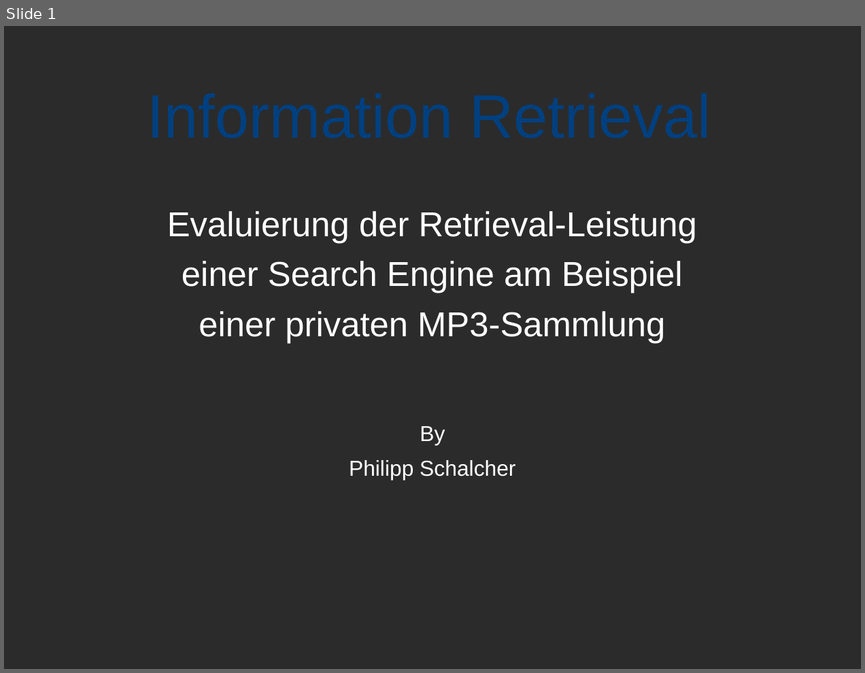
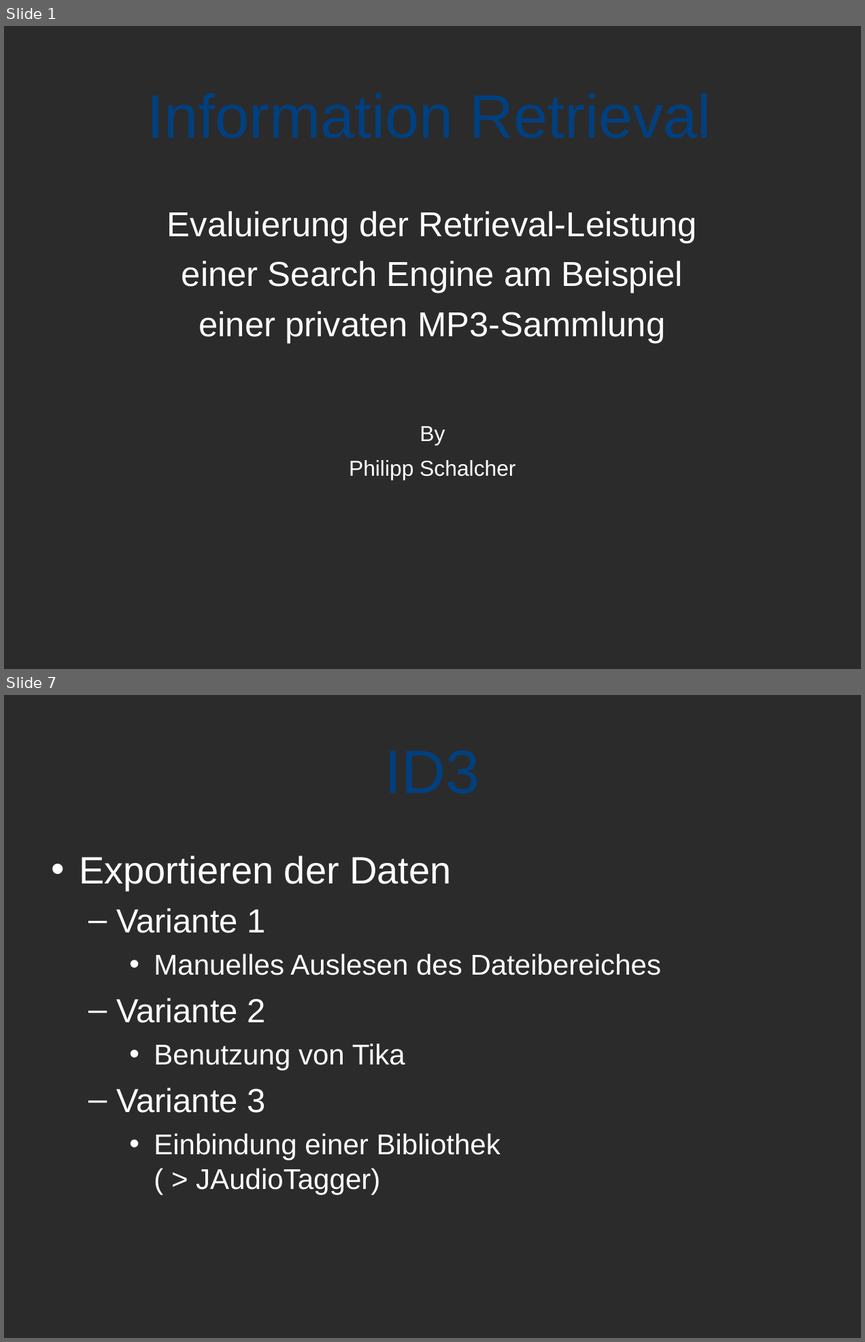
Before and after one commit to spitzbueb/Information_Retrieval, a slide deck: Präsentation/Präsentation.odp. Shown one above the other, each under a label of ours: slide 1 before the commit, slides 1 and 7 after it; the slides between them are not shown. The pictures are 865x673 and 865x1342 pixels, drawn with LibreOffice and Linux fonts; fonts in the diff are those of the drawing; background and template pictures are left out; a plain dark background stands for a picture behind light text. Boxes give left, top, right and bottom in pixels: in the first picture for what was removed or moved away, otherwise in the second. Text is boxed around its words. In the diff, an @@ line names an element or a change of style, - is before the commit and + after.

```diff
--- a/Präsentation/Präsentation.odp
+++ b/Präsentation/Präsentation.odp
@@ slide 7 added at <box>4,695,861,1338</box>, background picture (left out) @@
@@ title added at <box>69,700,797,837</box>, 56.7 pt, text #004080 @@
+ID3
@@ text added at <box>79,855,662,1194</box>, 26.5 pt, text #FFFFFF @@
+• Exportieren der Daten
+  – Variante 1
+    • Manuelles Auslesen des Dateibereiches
+  – Variante 2
+    • Benutzung von Tika
+  – Variante 3
+    • Einbindung einer Bibliothek
+      ( > JAudioTagger)
```
Also in this commit, not shown: 1 slide changed, 16 other slides added.
